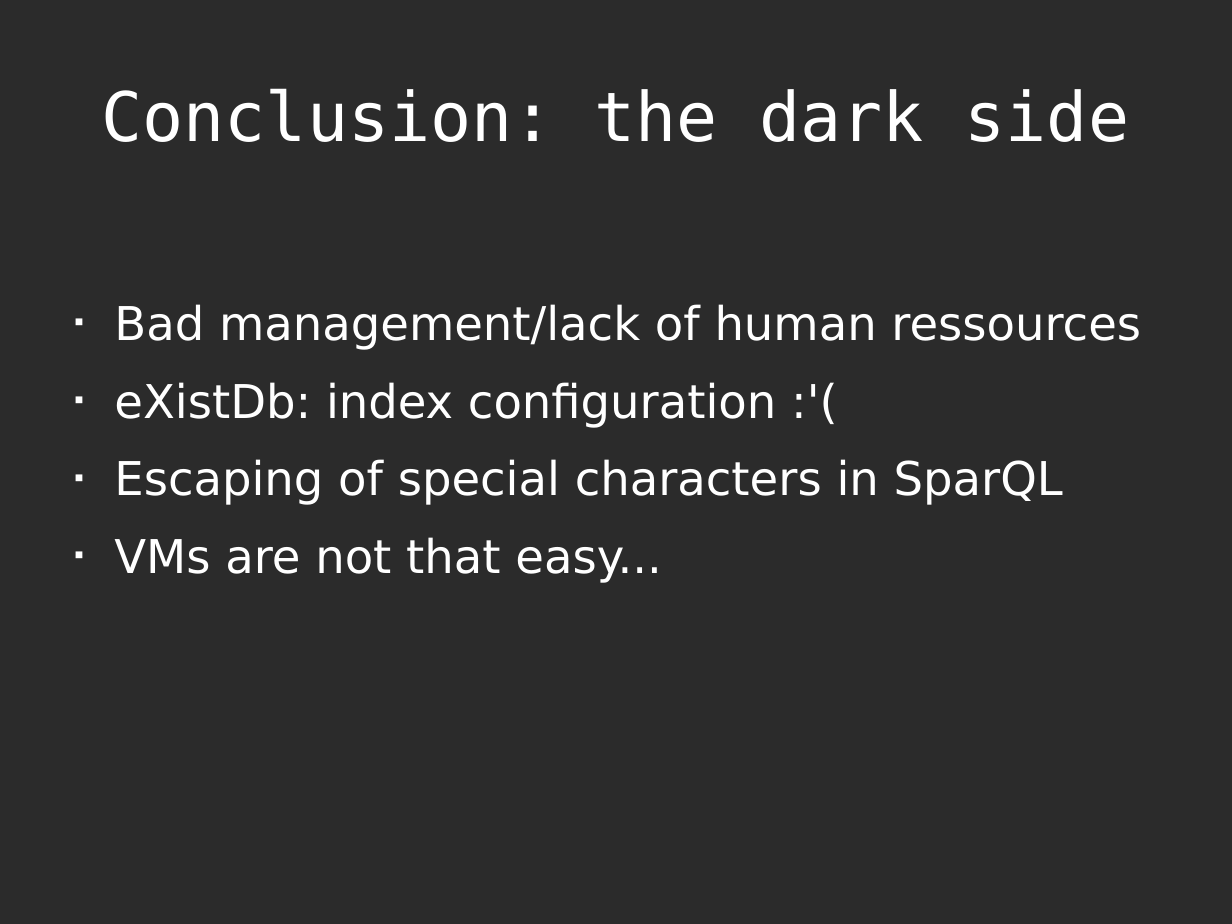
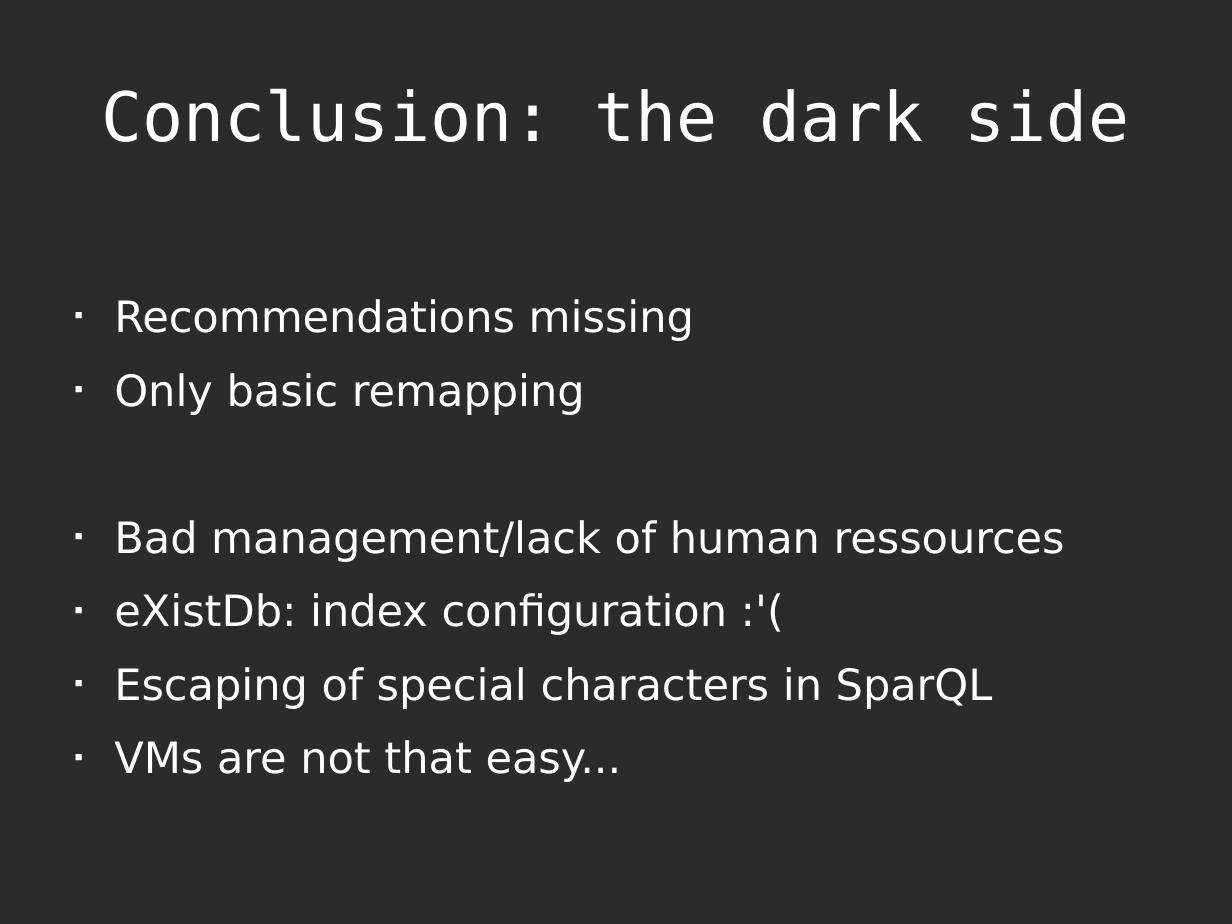
Before and after one commit to vogelsgesang/upc-od, a slide deck: slide 9 of documentation/od_presentation.odp. Drawn at 1232x924 pixels with LibreOffice and Linux fonts; fonts in the diff are those of the drawing; background and template pictures are left out; a plain dark background stands for a picture behind light text. Boxes give left, top, right and bottom in pixels: in the first picture for what was removed or moved away, otherwise in the second. Text is boxed around its words. In the diff, an @@ line names an element or a change of style, - is before the commit and + after.

```diff
--- a/documentation/od_presentation.odp
+++ b/documentation/od_presentation.odp
@@ text at (x1=114, y1=299, x2=694, y2=415): paragraphs added @@
+■ Recommendations missing
+■ Only basic remapping
@@ text at (x1=114, y1=520, x2=1065, y2=774): size 30 to 27.8 pt in "Bad management/lack of human ressources", "eXistDb: index configuration :'(", "Escaping of special characters in SparQL", "VMs are not that easy..." @@
```
Also in this commit, not shown: 3 other slides changed, 1 slide added, 1 slide removed, 2 other files.
